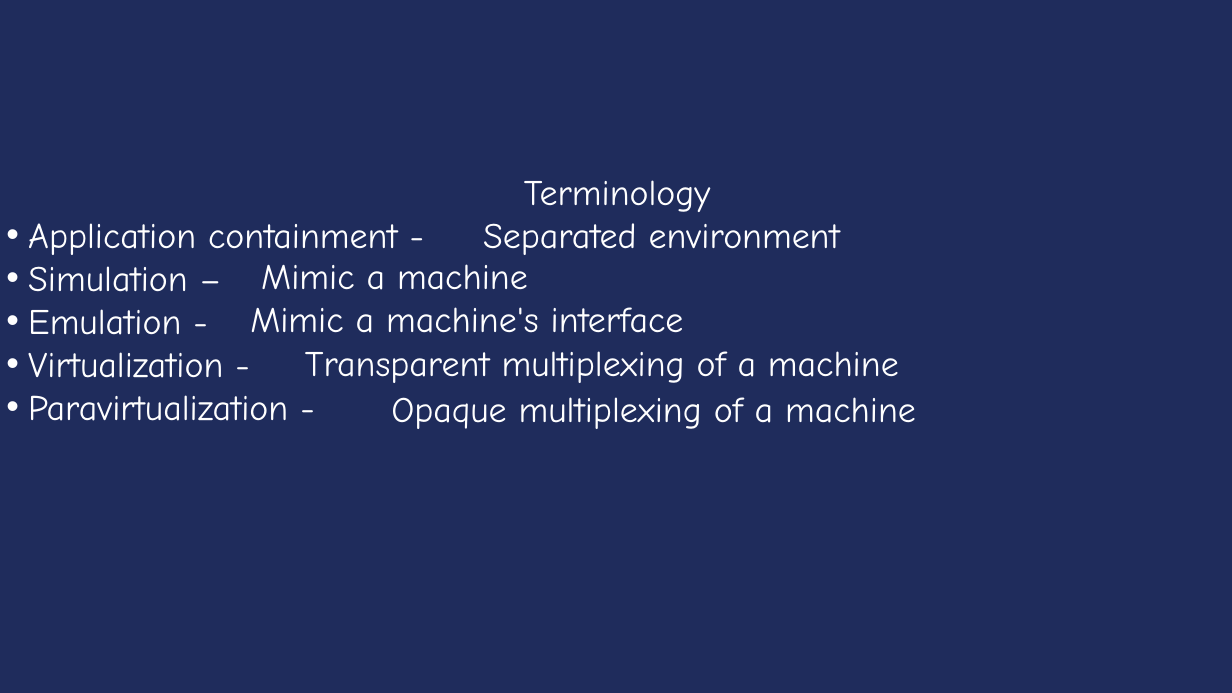
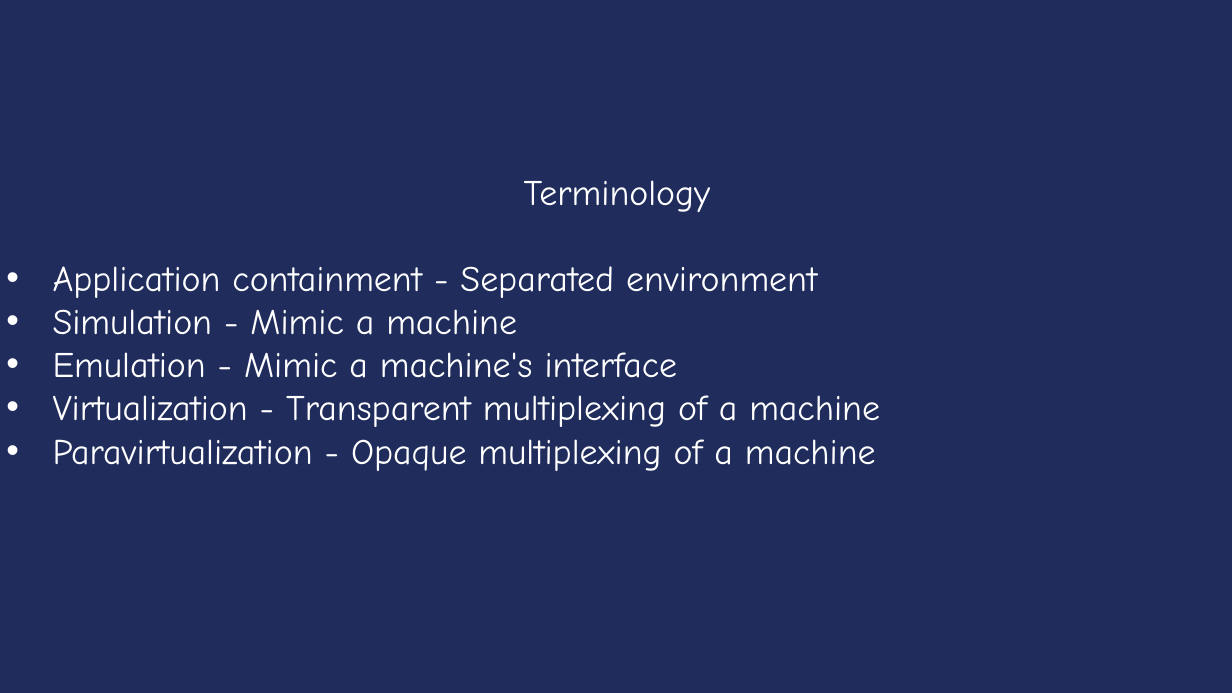
Before and after one commit to Rpersie/xv6-course, a slide deck: slide 8 of yale/ppt/ppt-english/Lecture15-Virtualization.ppt. Drawn at 1232x693 pixels with LibreOffice and Linux fonts; fonts in the diff are those of the drawing. Boxes give left, top, right and bottom in pixels: in the first picture for what was removed or moved away, otherwise in the second. Text is boxed around its words. In the diff, an @@ line names an element or a change of style, - is before the commit and + after.

```diff
--- a/yale/ppt/ppt-english/Lecture15-Virtualization.ppt
+++ b/yale/ppt/ppt-english/Lecture15-Virtualization.ppt
@@ text removed at (x1=483, y1=223, x2=840, y2=255) @@
-Separated environment
@@ text at (x1=53, y1=266, x2=880, y2=471): text changed @@
-• Application containment -
-• Simulation –
-• Emulation -
-• Virtualization -
-• Paravirtualization -
+• Application containment - Separated environment
+• Simulation - Mimic a machine
+• Emulation - Mimic a machine's interface
+• Virtualization - Transparent multiplexing of a machine
+• Paravirtualization - Opaque multiplexing of a machine
@@ text removed at (x1=261, y1=264, x2=528, y2=290) @@
-Mimic a machine
@@ text removed at (x1=250, y1=307, x2=684, y2=333) @@
-Mimic a machine's interface
@@ text removed at (x1=305, y1=351, x2=899, y2=383) @@
-Transparent multiplexing of a machine
@@ text removed at (x1=391, y1=397, x2=916, y2=429) @@
-Opaque multiplexing of a machine
```
Also in this commit, not shown: 28 other slides changed, 16 other files.
